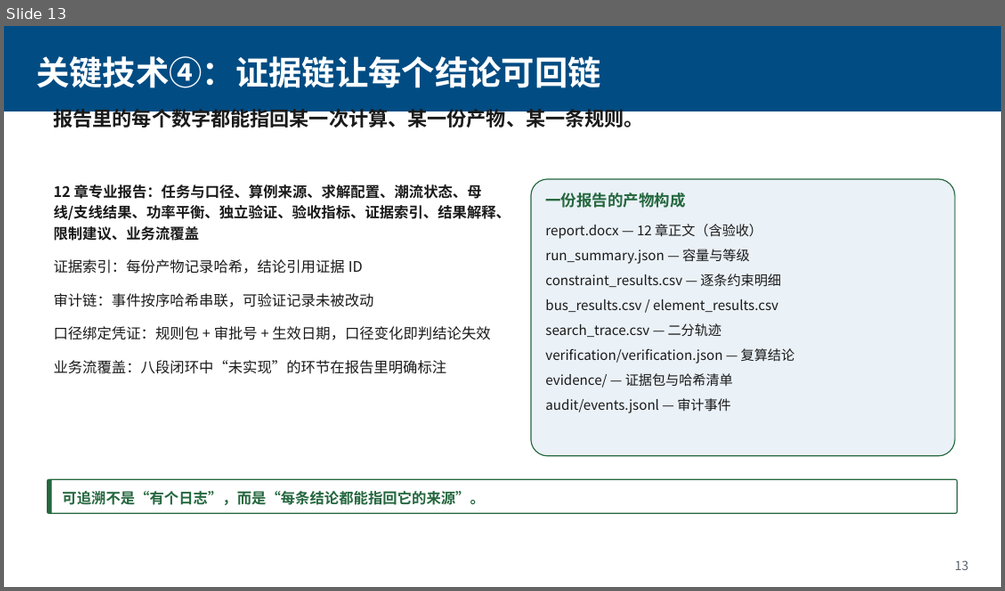
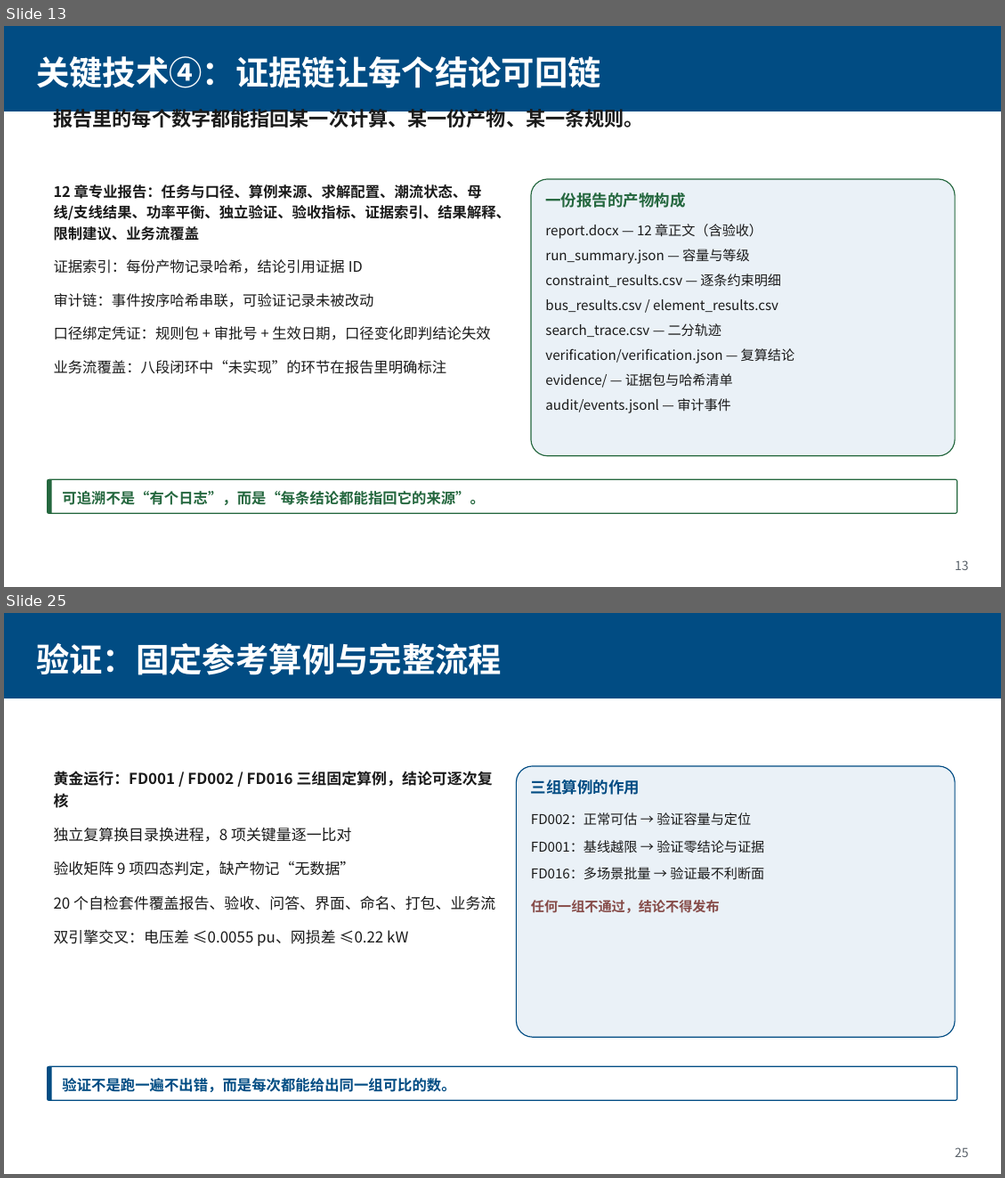
Before and after one commit to Coba1t-4U/hc-capacity-agent, a slide deck: docs/配网承载力智能体.pptx. Shown one above the other, each under a label of ours: slide 13 before the commit, slides 13 and 25 after it; the slides between them are not shown. The pictures are 1005x591 and 1005x1178 pixels, drawn with LibreOffice and Linux fonts; fonts in the diff are those of the drawing. Boxes give left, top, right and bottom in pixels: in the first picture for what was removed or moved away, otherwise in the second. Text is boxed around its words. In the diff, an @@ line names an element or a change of style, - is before the commit and + after.

Commit message:
PPT 补齐至31页并与模板逐页对应：新增分析场景、大模型基座、专业技能与契约、异常工况、知识库、验证、系统配置界面（真实截图）

```diff
--- a/docs/配网承载力智能体.pptx
+++ b/docs/配网承载力智能体.pptx
@@ slide 25 added at bbox=[4, 613, 1001, 1174], background #FFFFFF @@
@@ rectangle added at bbox=[4, 613, 1001, 698], fill #014C83 @@
@@ text added at bbox=[36, 643, 502, 675], 32 pt, text #FFFFFF, bold @@
+验证：固定参考算例与完整流程
@@ text added at bbox=[54, 771, 495, 946], 14.5 pt, text #1A1A1A @@
+黄金运行：FD001 / FD002 / FD016 三组固定算例，结论可逐次复核
+独立复算换目录换进程，8 项关键量逐一比对
+验收矩阵 9 项四态判定，缺产物记“无数据”
+20 个自检套件覆盖报告、验收、问答、界面、命名、打包、业务流
+双引擎交叉：电压差 ≤0.0055 pu、网损差 ≤0.22 kW
@@ rounded rectangle added at bbox=[517, 766, 955, 1037], fill #EAF1F7, outline #014C83 1 pt @@
@@ text added at bbox=[531, 779, 764, 913], 13 pt, text #1A1A1A @@
+三组算例的作用
+FD002：正常可估 → 验证容量与定位
+FD001：基线越限 → 验证零结论与证据
+FD016：多场景批量 → 验证最不利断面
+任何一组不通过，结论不得发布
@@ rounded rectangle added at bbox=[48, 1066, 957, 1100], fill #FFFFFF, outline #014C83 1 pt @@
@@ rectangle added at bbox=[48, 1066, 52, 1100], fill #014C83 @@
@@ text added at bbox=[62, 1078, 455, 1092], 14 pt, text #014C83, bold @@
+验证不是跑一遍不出错，而是每次都能给出同一组可比的数。
@@ text added at bbox=[955, 1147, 969, 1157], 12 pt, text #5A626A @@
+25
```
Also in this commit, not shown: 12 slides changed, 5 other slides added, 4 other files.
